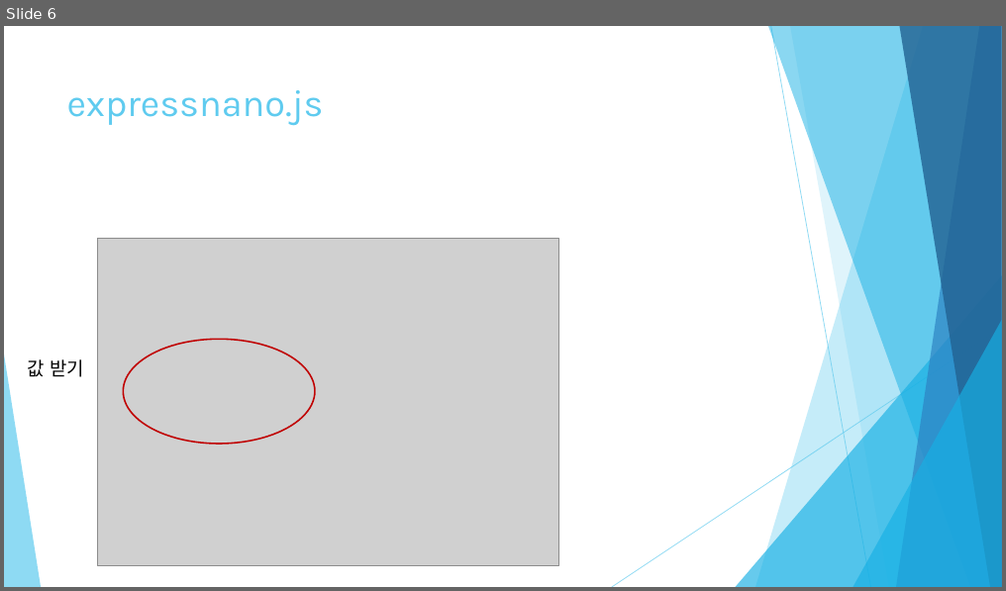
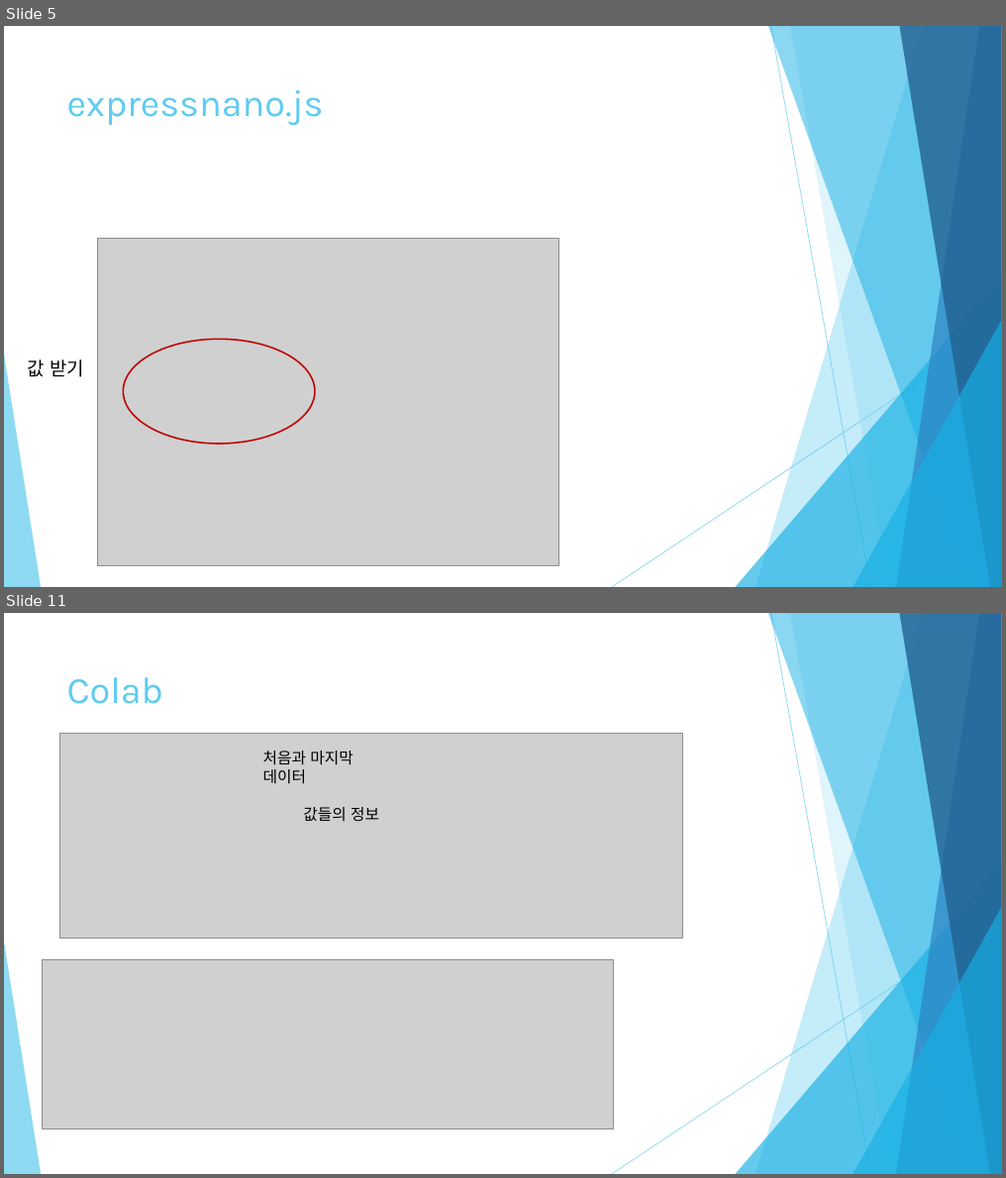
Before and after one commit to HINEET/AA17, a slide deck: AA17-rpt14/아두이노 응용 기말 프로젝트.pptx. Shown one above the other, each under a label of ours: slide 6 before the commit, slides 5 and 11 after it; the slides between them are not shown. The pictures are 1006x591 and 1006x1178 pixels, drawn with LibreOffice and Linux fonts; fonts in the diff are those of the drawing; grey boxes stand for pictures. Boxes give left, top, right and bottom in pixels: in the first picture for what was removed or moved away, otherwise in the second. Text is boxed around its words. In the diff, an @@ line names an element or a change of style, - is before the commit and + after.

```diff
--- a/AA17-rpt14/아두이노 응용 기말 프로젝트.pptx
+++ b/AA17-rpt14/아두이노 응용 기말 프로젝트.pptx
@@ slide 11 added at <box>4,613,1002,1174</box>, background #FFFFFF; not listed: 10 template elements that a slide beside it also shows @@
@@ title added at <box>67,677,164,704</box>, 36 pt, text #5FCBEF @@
+Colab
@@ picture added at <box>59,734,682,939</box> @@
@@ text added at <box>263,751,352,784</box>, 15 pt, text #000000 @@
+처음과 마지막 데이터
@@ text added at <box>303,807,379,821</box>, 15 pt, text #000000 @@
+값들의 정보
@@ picture added at <box>43,960,614,1130</box> @@
@@ what was slide 6 is now slide 5 @@
```
Also in this commit, not shown: 1 slide changed, 7 other slides added, 1 slide removed, 5 other files.
